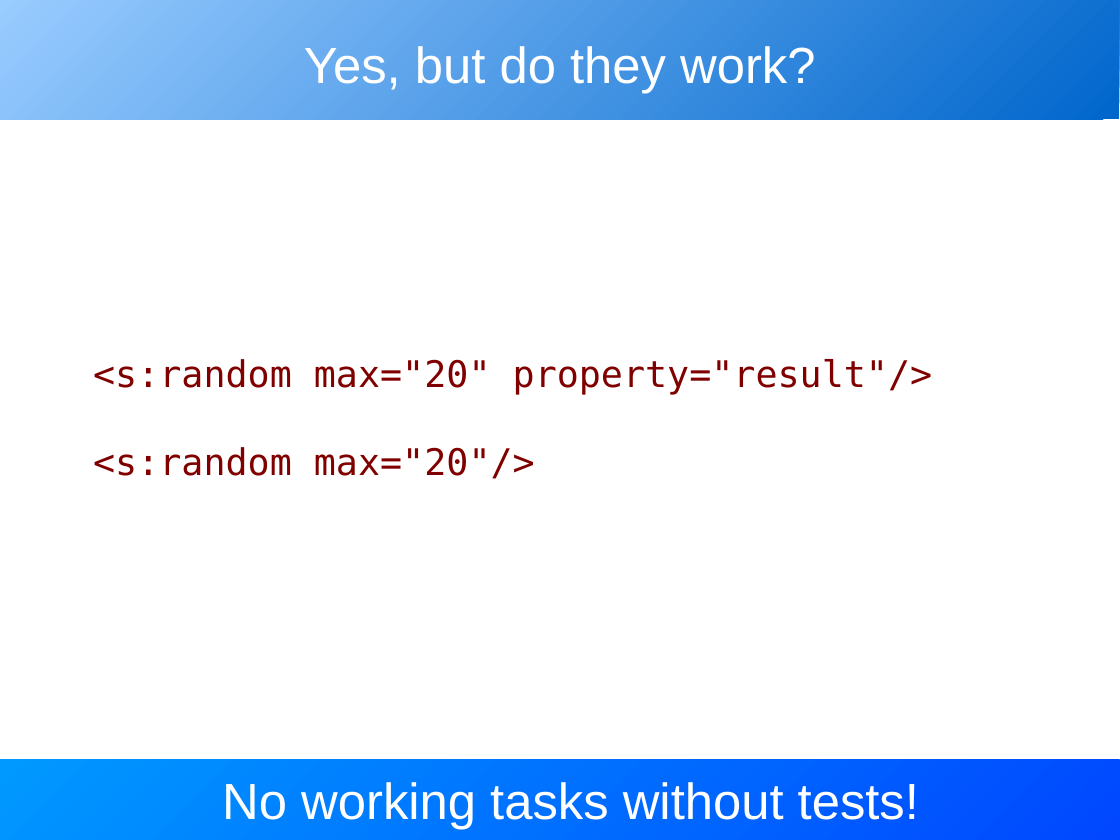
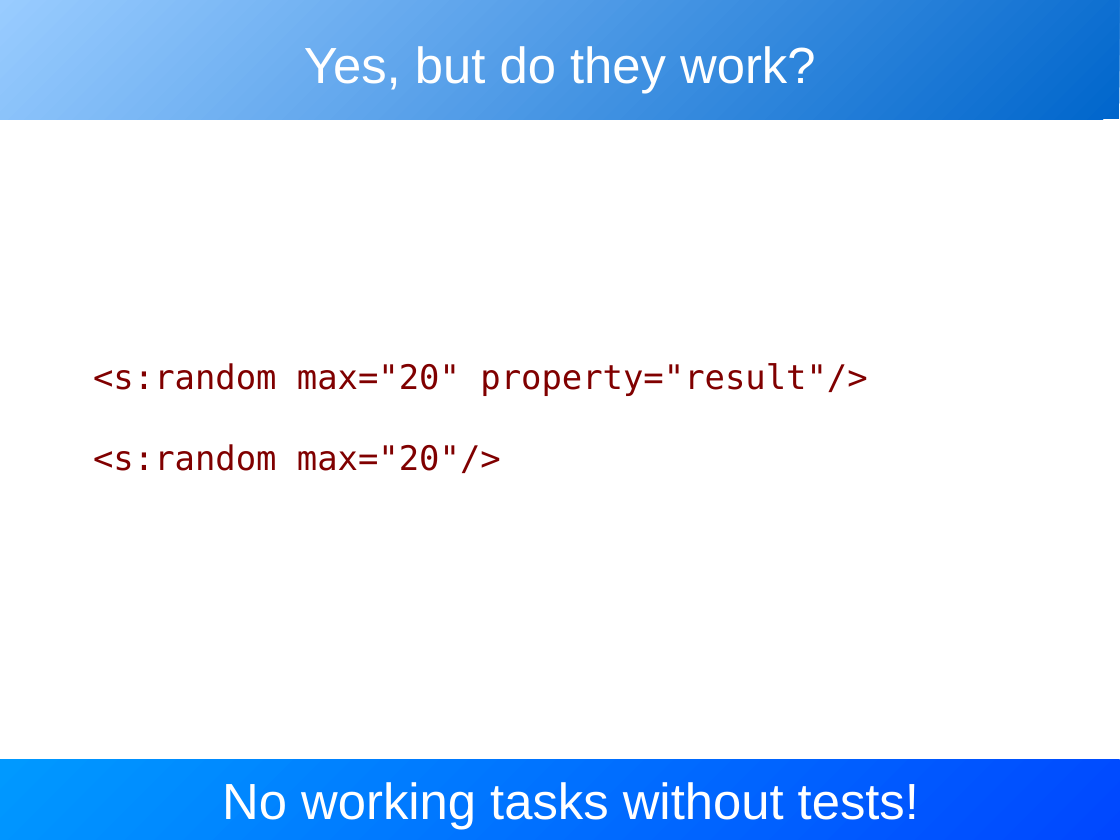
Before and after one commit to BeatrizTercero/repoSvnAnt, a slide deck: slide 9 of core/trunk/docs/slides/extending_ant.odp. Drawn at 1120x840 pixels with LibreOffice and Linux fonts; fonts in the diff are those of the drawing. Boxes give left, top, right and bottom in pixels: in the first picture for what was removed or moved away, otherwise in the second. Text is boxed around its words. In the diff, an @@ line names an element or a change of style, - is before the commit and + after.

```diff
--- a/core/trunk/docs/slides/extending_ant.odp
+++ b/core/trunk/docs/slides/extending_ant.odp
@@ text "<s:random max="20" property="result"/>" at <box>93,363,867,473</box>: size 26 to 24 pt @@
```
Also in this commit, not shown: 7 other slides changed.
